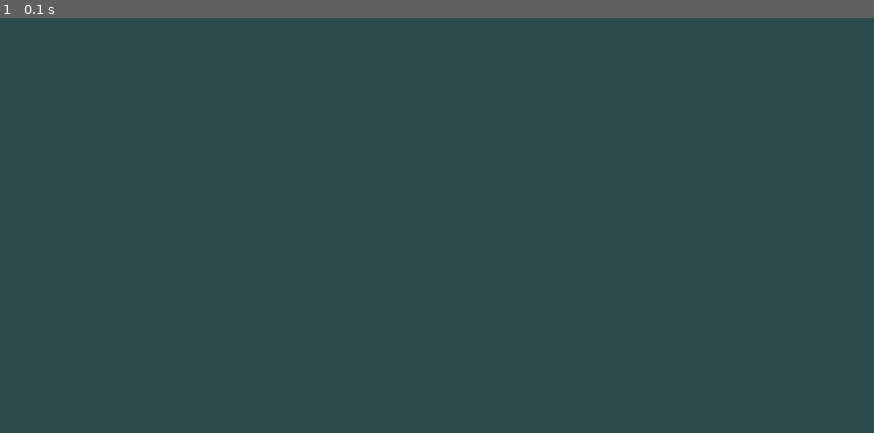
Above: before the commit, frame 1.
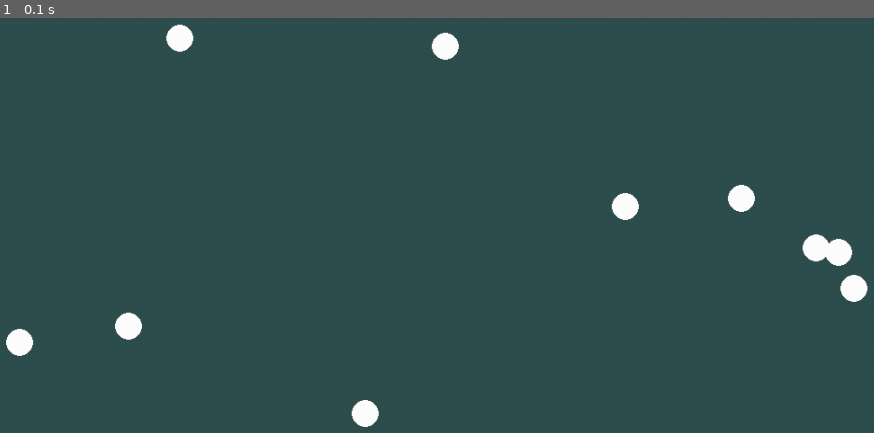
Above: after the commit, the same moment.

Repository: darceno/lifebox-simulator
Game: pygame game, started from src/main.py
Same seed, same stepped clock (60 frames per second), same inputs: the game is played once before the commit and once after it.
Inputs:
- Up to frame 1 (0.1 s): no input

The runs differ from the first frame. In frame 1, 1.6% of the frame differs, in the area x 0-100%, y 1-99%.

Commit message:
Display Organism class objects on the screen

Diff:
--- a/src/main.py
+++ b/src/main.py
@@ -26,9 +26,19 @@
 # Simulation main loop
 def main():
     run = True
+    organisms = []
+    population = 10
 
     def update_screen():
-        screen.fill("darkslategray")
+
+        if len(organisms) == 0:
+            for i in range(population):
+                organism = ORGANISM(WIDTH_SIZE/2, HEIGHT_SIZE/2, "white")
+                organisms.append(organism)
+
+        for organism in organisms:
+            organism.draw()
+
         pygame.display.update()
 
     while run:
@@ -38,6 +48,7 @@
             if event.type == pygame.QUIT:
                 run = False
 
+        screen.fill("darkslategray")
         update_screen()
 
     pygame.quit()
